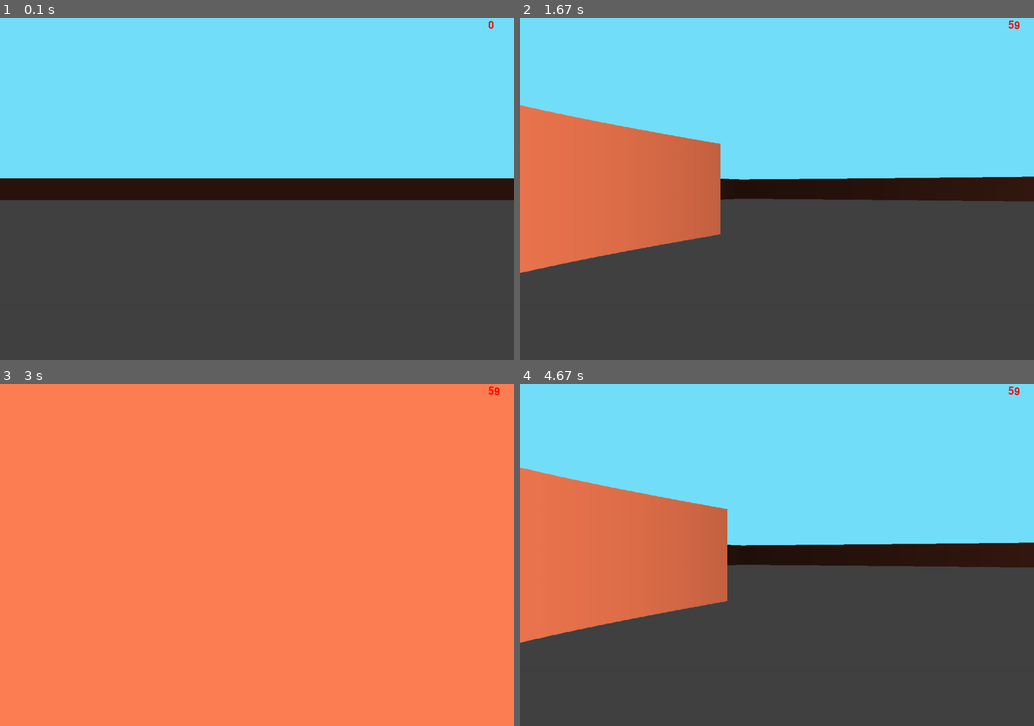
Above: before the commit, frames 1-4 (two rows, left to right).
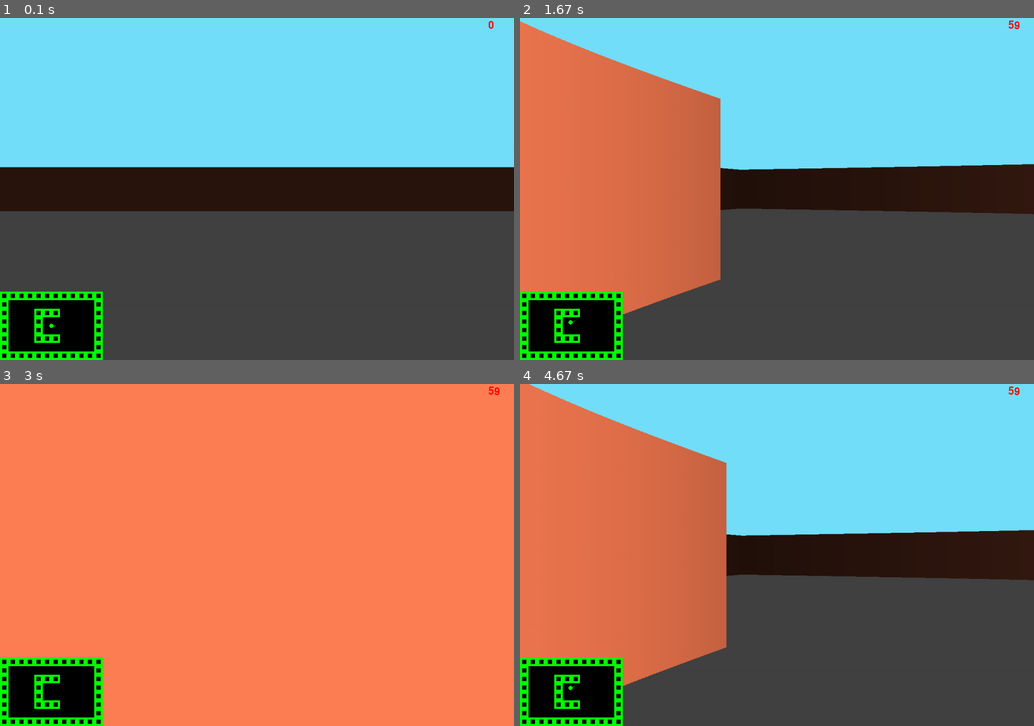
Above: after the commit, the same moments.

Repository: GSavelov/pygameLyceum
Game: pygame game, started from main.py
The game is run twice, just before and just after one commit, with the same random seed, the same clock (stepped at 60 frames per second) and the same inputs.
Inputs:
- Up to frame 1 (0.1 s): no input
- Up to frame 2 (1.67 s): hold Right 0.33-0.8 s; hold Left 0.83-1.3 s; hold Left from 1.33 s (still down); hold A from 1.33 s (still down)
- Up to frame 3 (3 s): release Left at 1.87 s; release A at 1.87 s; hold Left 1.9-2.3 s; hold A 1.9-2.3 s; hold Left 2.33-2.97 s; hold A 2.33-2.97 s
- Up to frame 4 (4.67 s): hold Right 3-3.47 s; hold D 3-3.47 s; hold Right 3.5-3.97 s; hold D 3.5-3.97 s; hold Right 4-4.47 s; hold D 4-4.47 s; hold Left from 4.5 s (still down); hold A from 4.5 s (still down)

The runs differ from the first frame. In frame 1, 11% of the frame differs, in the area x 0-100%, y 43-100%; in frame 2, 20%; in frame 3, 4.0%; in frame 4, 21%, in the area x 0-100%, y 0-100%.

Commit message:
Minimap render

Diff:
--- a/config.py
+++ b/config.py
@@ -11,6 +11,11 @@
 FPS_DRAW_POS = WIDTH - 60, 5
 TILE = 100
 
+# Minimap settings
+MAP_SCALE = 5
+MAP_TILE = TILE // MAP_SCALE
+MAP_DRAW_POS = (0, HEIGHT - HEIGHT // MAP_SCALE)
+
 # Player settings
 player_pos = H_WIDTH, H_HEIGHT
 player_angle = 0
@@ -19,7 +24,7 @@
 # Ray casting settings
 FOV = math.pi / 3
 H_FOV = FOV / 2
-NUM_RAYS = 300
+NUM_RAYS = 600
 MAX_DEPTH = 800
 DELTA_A = FOV / NUM_RAYS
 DISTANCE = NUM_RAYS / (2 * math.tan(H_FOV))
--- a/drawing.py
+++ b/drawing.py
@@ -1,11 +1,13 @@
 import pygame
 from config import *
 from rayCasting import ray_casting
+from map import mini_map
 
 
 class Drawing:
-    def __init__(self, surface):
+    def __init__(self, surface, map_surface):
         self.surface = surface
+        self.map_surface = map_surface
         self.font = pygame.font.Font(None, 36)
 
     def background(self):
@@ -19,3 +21,13 @@
         fps = str(int(clock.get_fps()))
         render = self.font.render(fps, 0, 'red')
         self.surface.blit(render, FPS_DRAW_POS)
+
+    def minimap(self, player):
+        self.map_surface.fill('black')
+        map_x, map_y = player.x // MAP_SCALE, player.y // MAP_SCALE
+        pygame.draw.circle(self.map_surface, 'green', (map_x, map_y), 5)
+        pygame.draw.line(self.map_surface, 'green', (map_x, map_y), (map_x + 10 * math.cos(player.angle),
+                                                                     map_y + 10 * math.sin(player.angle)))
+        for x, y in mini_map:
+            pygame.draw.rect(self.map_surface, 'green', (x, y, MAP_TILE, MAP_TILE), 5)
+        self.surface.blit(self.map_surface, MAP_DRAW_POS)
--- a/main.py
+++ b/main.py
@@ -6,9 +6,10 @@
 if __name__ == '__main__':
     pygame.init()
     screen = pygame.display.set_mode((WIDTH, HEIGHT))
+    map_surface = pygame.Surface((WIDTH // MAP_SCALE, HEIGHT // MAP_SCALE))
     clock = pygame.time.Clock()
     player = Player()
-    drawing = Drawing(screen)
+    drawing = Drawing(screen, map_surface)
 
     running = True
     while running:
@@ -22,6 +23,7 @@
         drawing.background()
         drawing.world(player.pos, player.angle)
         drawing.fps(clock)
+        drawing.minimap(player)
 
         pygame.display.flip()
         clock.tick(FPS)
--- a/map.py
+++ b/map.py
@@ -11,7 +11,9 @@
     'WWWWWWWWWWWW'
 ]
 world_map = set()
+mini_map = set()
 for j, row in enumerate(map_model):
     for i, char in enumerate(row):
         if char == 'W':
             world_map.add((i * TILE, j * TILE))
+            mini_map.add((i * MAP_TILE, j * MAP_TILE))
